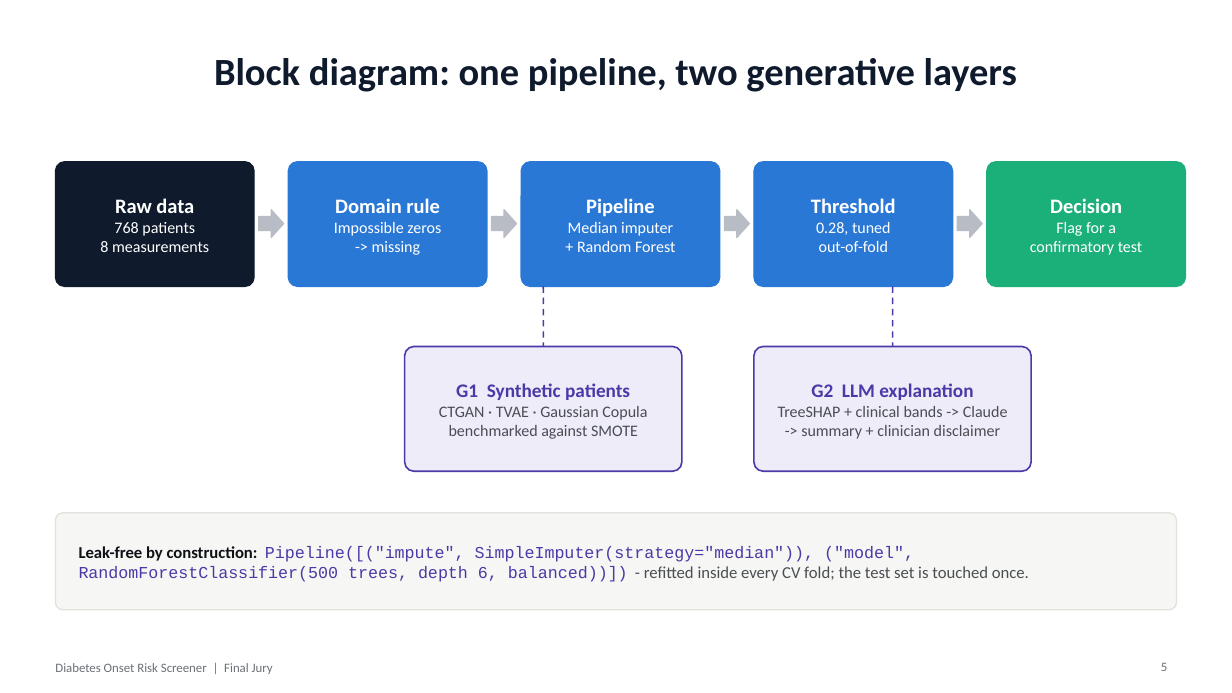
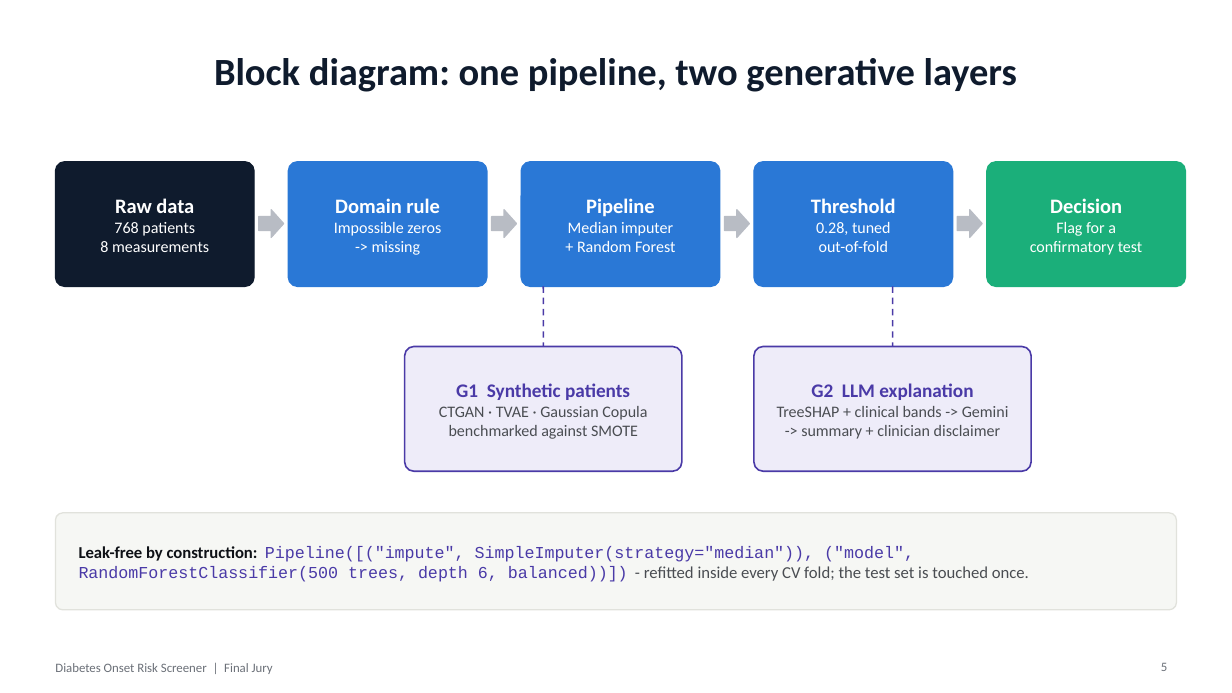
Before and after one commit to prem-maradiya/GenAI-Diabetes-Onset-Prediction, a slide deck: slide 5 of reports/Diabetes_Onset_Prediction_Final_Jury_Deck.pptx. Drawn at 1232x693 pixels with LibreOffice and Linux fonts; fonts in the diff are those of the drawing. Boxes give left, top, right and bottom in pixels: in the first picture for what was removed or moved away, otherwise in the second. Text is boxed around its words. In the diff, an @@ line names an element or a change of style, - is before the commit and + after.

```diff
--- a/reports/Diabetes_Onset_Prediction_Final_Jury_Deck.pptx
+++ b/reports/Diabetes_Onset_Prediction_Final_Jury_Deck.pptx
@@ text at <box>777,406,1009,417</box>: text changed @@
-TreeSHAP + clinical bands -> Claude
+TreeSHAP + clinical bands -> Gemini
```
Also in this commit, not shown: 4 other slides changed, 36 other files.
